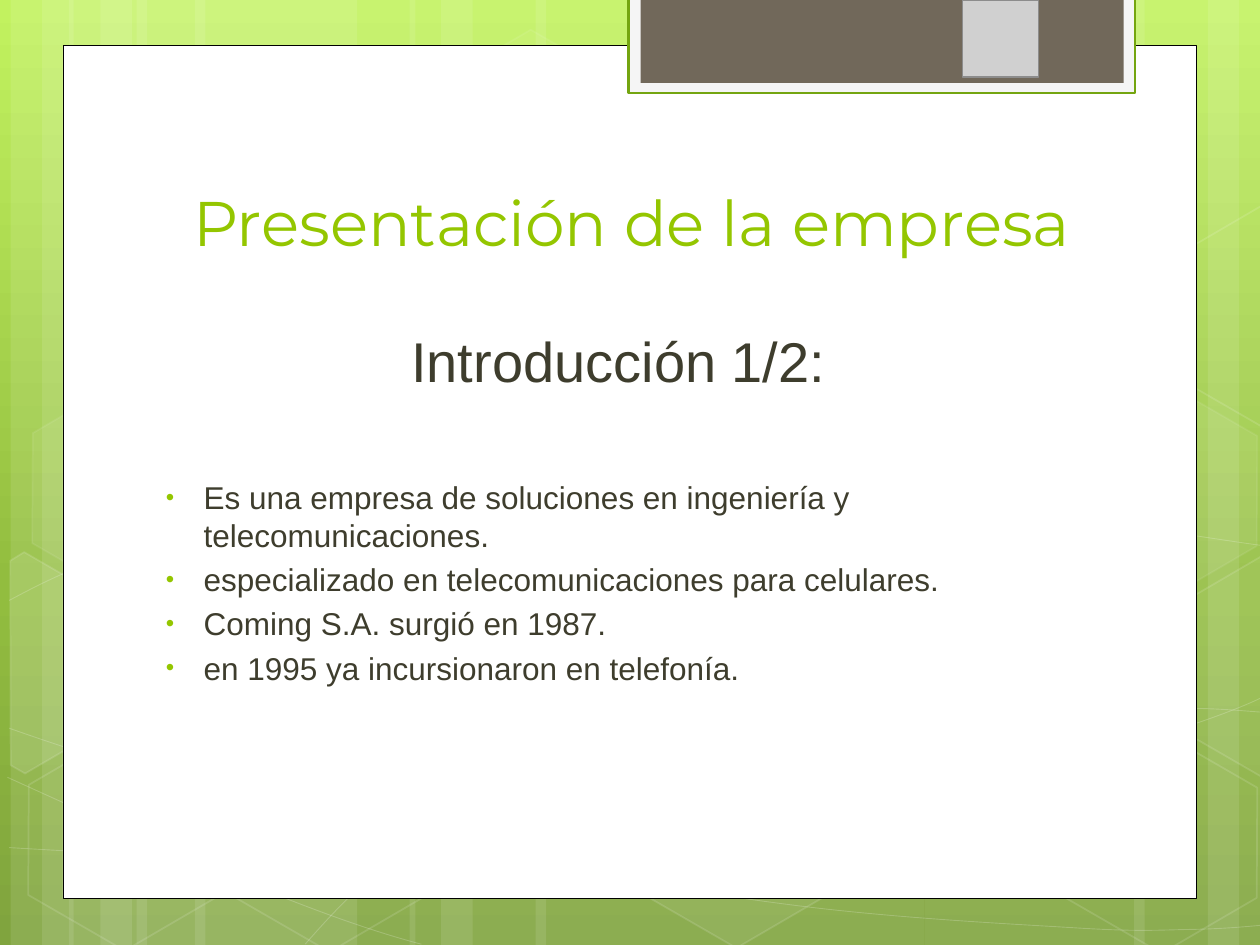
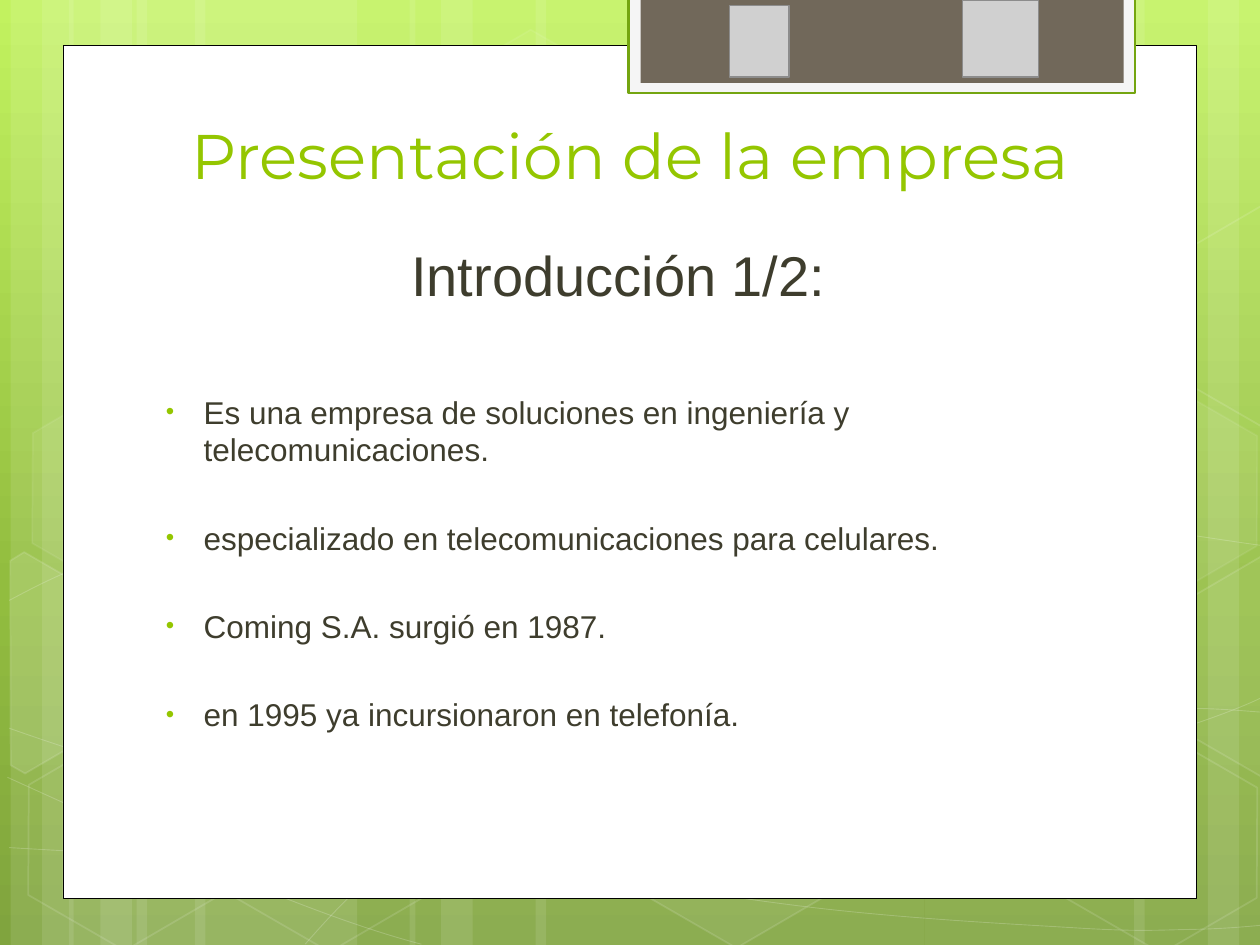
Before and after one commit to ptissera/habilitacion-profesional-2012-4k4, a slide deck: slide 5 of Documentacion/Informe Preliminar/Presentacion Informe Preliminar.pptx. Drawn at 1260x945 pixels with LibreOffice and Linux fonts; fonts in the diff are those of the drawing; grey boxes stand for pictures. Boxes give left, top, right and bottom in pixels: in the first picture for what was removed or moved away, otherwise in the second. Text is boxed around its words. In the diff, an @@ line names an element or a change of style, - is before the commit and + after.

```diff
--- a/Documentacion/Informe Preliminar/Presentacion Informe Preliminar.pptx
+++ b/Documentacion/Informe Preliminar/Presentacion Informe Preliminar.pptx
@@ picture added at [730, 5, 790, 77] @@
@@ text "Presentación de la empresa": place and size @@
-text "Presentación de la empresa" at [193, 199, 1070, 259]
+text "Presentación de la empresa" at [191, 132, 1068, 192]
@@ text "Introducción 1/2:" rewrapped from [204, 340, 939, 686] to [204, 254, 939, 732] @@
```
Also in this commit, not shown: 14 other slides changed, 3 slides added, 4 slides removed.
